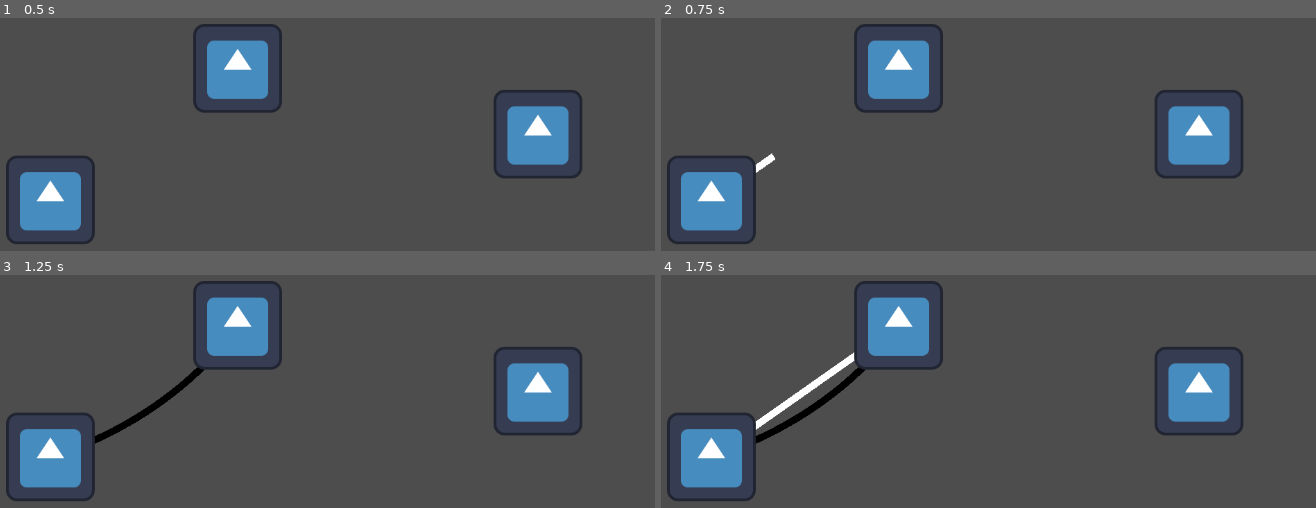
Above: before the commit, frames 1-4 (two rows, left to right).
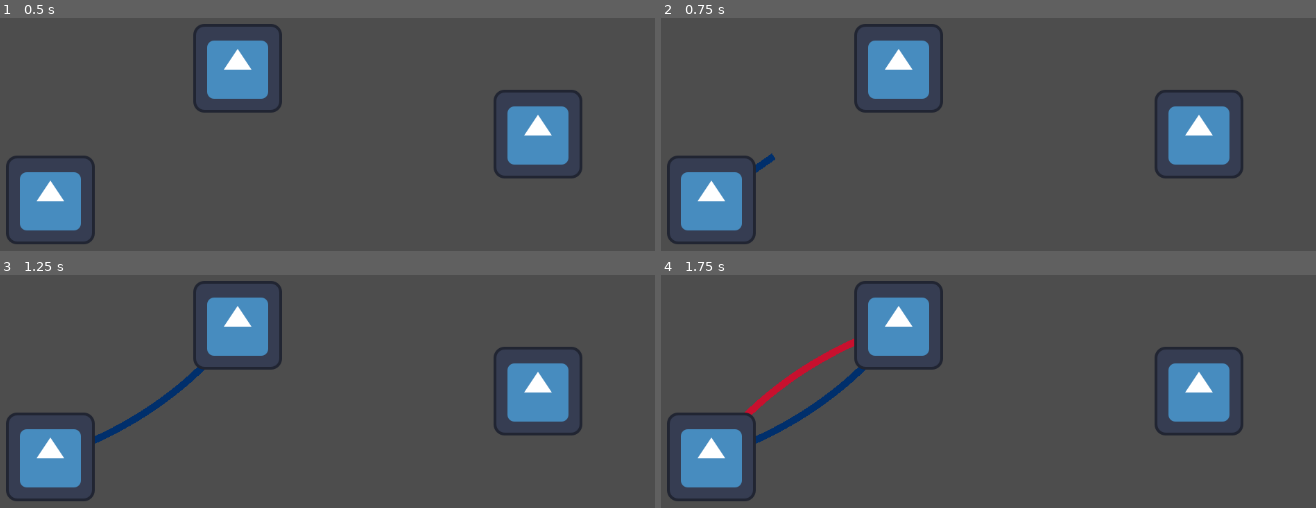
Above: after the commit, the same moments.

Repository: Levartar/mini-ferries
Game: Godot game, scene res://src/levels/test_ports.tscn
The game is run twice, just before and just after one commit, with the same random seed, the same clock (stepped at 60 frames per second) and the same inputs. This scene is started directly instead of the project's main scene. The engine's default icon, where the game draws it, is replaced by a stand-in: a white triangle on a blue panel in a dark square.
Inputs (mouse positions are in pixels of both pictures, inside the frame that each line leads up to):
- Up to frame 1 (0.5 s): no input
- Up to frame 2 (0.75 s): tap Enter at 0.5 s; drag from (713, 199) to (896, 69) at 0.52 s
- Up to frame 3 (1.25 s): no input
- Up to frame 4 (1.75 s): drag from (896, 326) to (713, 456) at 1.27 s

Frame 1 is identical in both runs. In frame 2, 0.1% of the frame differs, in the area x 14-18%, y 57-67%; in frame 3, 0.6%; in frame 4, 1.8%, in the area x 12-32%, y 27-73%.

Commit message:
change ferry_line color and multi drag logic

Diff:
--- a/src/scripts/ferry-line/ferry_line.gd
+++ b/src/scripts/ferry-line/ferry_line.gd
@@ -5,9 +5,6 @@
 var ports: Array[Port] = []
 @onready var path_node: Path2D = $Path2D
 @onready var line_renderer: Line2D = $Line2D
-
-func _ready():
-	line_renderer.default_color = line_color
 
 func add_port(new_port: Port):
 	ports.append(new_port)
@@ -22,7 +19,7 @@
 		if i == 0:
 			curve.add_point(p_pos)
 		else:
-			# Calculate curve handles between ports for that "Nautical Arc"
+			# Calculate curve handles between ports
 			var prev_pos = ports[i-1].global_position
 			var mid = (prev_pos + p_pos) / 2
 			var dir = (p_pos - prev_pos).normalized()
@@ -33,3 +30,4 @@
 
 	path_node.curve = curve
 	line_renderer.points = curve.get_baked_points()
+	line_renderer.default_color = line_color
--- a/src/scripts/line-manager/line_manager.gd
+++ b/src/scripts/line-manager/line_manager.gd
@@ -6,6 +6,7 @@
 @onready var routes_container = $Routes
 
 var is_dragging: bool = false
+var active_line: FerryLine = null
 var start_port: Port = null
 var hovered_port: Port = null # Updated via signals from Ports
 
@@ -17,40 +18,40 @@
 func _on_port_clicked(port: Port):
 	print("onPortclicked:", Port)
 	is_dragging = true
-	start_port = port
+	active_line = ferry_line_scene.instantiate()
+	active_line.line_color = LinePalette.get_next_color()
+	add_child(active_line)
+
+	active_line.add_port(port)
+
 	temp_line.visible = true
-	temp_line.points = [port.global_position, port.global_position]
+	temp_line.default_color = active_line.line_color
 
 func _on_port_hovered(port: Port):
-	hovered_port = port
+	if is_dragging and active_line:
+		# Only add if it's not already the most recent port (prevents loops/flicker)
+		if port != active_line.ports.back():
+			active_line.add_port(port)
 
 func _process(_delta):
-	if is_dragging:
-		# Update the "Elastic String" visual
-		temp_line.set_point_position(0, start_port.global_position)
-		temp_line.set_point_position(1, get_global_mouse_position())
+	if is_dragging and active_line:
+		# The "Elastic String" always starts from the LAST port in our chain
+		var last_port_pos = active_line.ports.back().global_position
+		temp_line.points = [last_port_pos, get_global_mouse_position()]
 
 func _input(event):
 	if event is InputEventMouseButton and event.button_index == MOUSE_BUTTON_LEFT:
 		if not event.pressed and is_dragging:
-			print("finalize connection")
-			finalize_connection()
+			finish_dragging()
 
-func finalize_connection():
+func finish_dragging():
 	is_dragging = false
 	temp_line.visible = false
-	print("finalize, ",hovered_port,start_port)
 
-	# Check if we released over a valid different port
-	if hovered_port and hovered_port != start_port:
-		print("create route")
-		create_route(start_port, hovered_port)
+	# If the line only has 1 port, it's not a route. Delete it.
+	if active_line.ports.size() < 2:
+		active_line.queue_free()
+	else:
+		print("Route created with ", active_line.ports.size(), " ports!")
 
-	start_port = null
-
-func create_route(p1: Port, p2: Port):
-	var new_route = ferry_line_scene.instantiate()
-	routes_container.add_child(new_route)
-	# This calls the curved drawing logic
-	new_route.add_port(p1)
-	new_route.add_port(p2)
+	active_line = null
